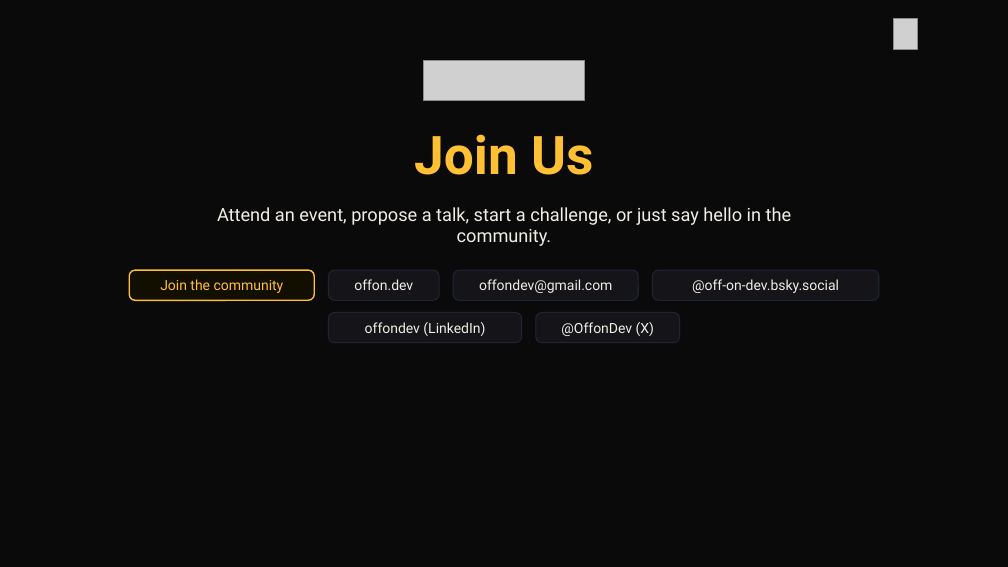
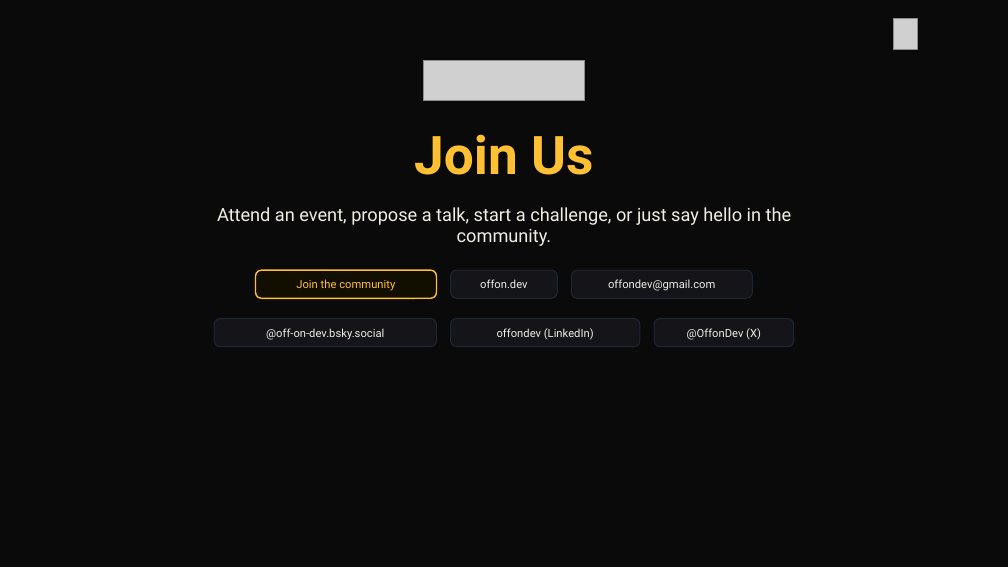
Before and after one commit to off-on-dev/website, a slide deck: slide 8 of public/downloads/offon-deck-template.pptx. Drawn at 1008x567 pixels with LibreOffice and Linux fonts; fonts in the diff are those of the drawing; grey boxes stand for pictures. Boxes give left, top, right and bottom in pixels: in the first picture for what was removed or moved away, otherwise in the second. Text is boxed around its words. In the diff, an @@ line names an element or a change of style, - is before the commit and + after.

Commit message:
feat: add downloadable Reveal.js and Slidev templates, update PPTX join slide
- Add generate-reveal-zip.mjs and generate-slidev-zip.mjs to bundle
  self-contained ZIP downloads for each presentation format
- Move Slidev theme into offon/ subdirectory following slidev-theme
  convention; add offon/package.json with slidev-theme keywords
- Update deck-template.md: theme ./offon, all image paths ./public/...,
  board member slide with real photos, contribute/split/g2 slides,
  join slide pills split into action row + social row
- Update PPTX join slide: two explicit pill rows (action + social),
  font-size reduced from 10 to 8pt
- Reduce pill font-size in deck.html and deck-template.html (0.44→0.38em)
  and Slidev style.css (0.75→0.56em); add center layout override at 24px
- Split social media links into separate link-row in all four formats
- Add Reveal.js ZIP download button to PresentationTemplates page
- Update CLAUDE.md and README.md with new generator commands and
  corrected Slidev theme path

```diff
--- a/public/downloads/offon-deck-template.pptx
+++ b/public/downloads/offon-deck-template.pptx
@@ text "Join the community": place and size @@
-text "Join the community" at <box>160,279,284,293</box>
+text "Join the community" at <box>296,279,395,291</box>
@@ rounded rectangle: place and size @@
-rounded rectangle at <box>129,270,314,300</box>
+rounded rectangle at <box>256,270,437,298</box>
@@ text "offon.dev": place and size @@
-text "offon.dev" at <box>354,279,413,290</box>
+text "offon.dev" at <box>480,279,527,288</box>
@@ rounded rectangle: place and size @@
-rounded rectangle at <box>329,270,439,300</box>
+rounded rectangle at <box>451,270,557,298</box>
@@ text "offondev@gmail.com": place and size @@
-text "offondev@gmail.com" at <box>479,279,612,293</box>
+text "offondev@gmail.com" at <box>608,279,715,291</box>
@@ rounded rectangle: place and size @@
-rounded rectangle at <box>454,270,639,300</box>
+rounded rectangle at <box>572,270,753,298</box>
@@ size 10 to 8 pt in 6 elements at <box>608,279,715,291</box>, <box>480,279,527,288</box>, <box>687,328,761,340</box>, <box>296,279,395,291</box>, <box>497,328,594,340</box>, <box>266,328,384,340</box> @@
@@ text "@off-on-dev.bsky.social": place and size @@
-text "@off-on-dev.bsky.social" at <box>692,279,839,293</box>
+text "@off-on-dev.bsky.social" at <box>266,328,384,340</box>
@@ proportions changed in 6 elements at <box>572,270,753,298</box>, <box>451,270,557,298</box>, <box>654,319,794,347</box>, <box>256,270,437,298</box>, <box>451,319,640,347</box>, <box>214,319,436,347</box> @@
@@ rounded rectangle: place and size @@
-rounded rectangle at <box>652,270,879,300</box>
+rounded rectangle at <box>214,319,436,347</box>
@@ text "offondev (LinkedIn)": place and size @@
-text "offondev (LinkedIn)" at <box>365,322,485,336</box>
+text "offondev (LinkedIn)" at <box>497,328,594,340</box>
@@ rounded rectangle: place and size @@
-rounded rectangle at <box>329,312,522,343</box>
+rounded rectangle at <box>451,319,640,347</box>
@@ text "@OffonDev (X)": place and size @@
-text "@OffonDev (X)" at <box>561,322,654,336</box>
+text "@OffonDev (X)" at <box>687,328,761,340</box>
@@ rounded rectangle: place and size @@
-rounded rectangle at <box>536,312,680,343</box>
+rounded rectangle at <box>654,319,794,347</box>
```
Also in this commit, not shown: 16 other files.
